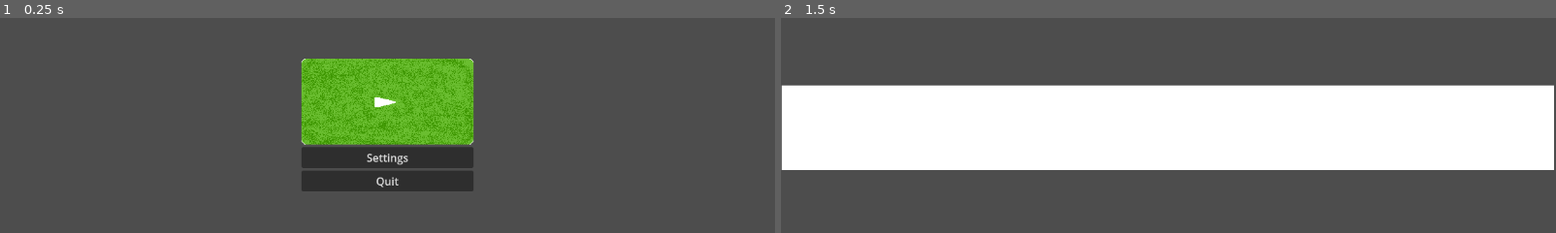
Above: before the commit, frames 1-2 (left to right).
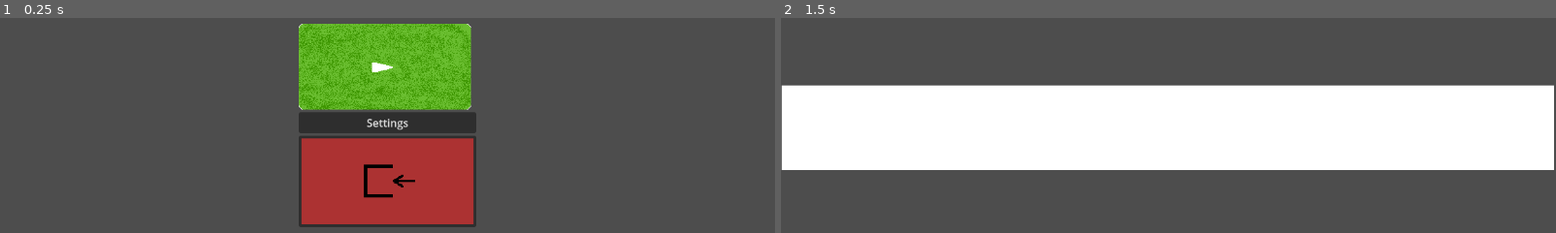
Above: after the commit, the same moments.

Repository: Noololly/flourishmenu
Game: Godot game, scene res://scenes/main_menu.tscn
The game is run twice, just before and just after one commit, with the same random seed, the same clock (stepped at 60 frames per second) and the same inputs. Sound files missing from this copy of the repository are replaced by a short silence.
Inputs (mouse positions are in pixels of both pictures, inside the frame that each line leads up to; where the layout moved, square brackets give the same spot in the first picture):
- Up to frame 1 (0.25 s): no input
- Up to frame 2 (1.5 s): click (1168, 65) [1168, 101] at 0.5 s; tap Enter at 1.25 s

The runs differ from the first frame. In frame 1, 18% of the frame differs, in the area x 38-62%, y 2-98%; in frame 2, nothing differs.

Commit message:
Made the PoC of music

Diff:
--- a/scenes/main_menu.tscn
+++ b/scenes/main_menu.tscn
@@ -1,7 +1,23 @@
-[gd_scene load_steps=3 format=3 uid="uid://c7pmdqhlultvm"]
+[gd_scene load_steps=6 format=3 uid="uid://c7pmdqhlultvm"]
 
 [ext_resource type="Script" path="res://scripts/main_menu.gd" id="1_y4ysk"]
 [ext_resource type="Texture2D" uid="uid://k4ti2kpqfug1" path="res://assets/play_button.png" id="2_pt6nh"]
+[ext_resource type="Texture2D" uid="uid://di71mw8pbdq3v" path="res://assets/exit.png" id="3_v8jg4"]
+[ext_resource type="AudioStream" uid="uid://nlox7tkrkyut" path="res://assets/music/Main_Menu.mp3" id="4_siqqr"]
+
+[sub_resource type="GDScript" id="GDScript_h452h"]
+script/source = "extends AudioStreamPlayer
+
+
+# Called when the node enters the scene tree for the first time.
+func _ready() -> void:
+	pass # Replace with function body.
+
+
+# Called every frame. 'delta' is the elapsed time since the previous frame.
+func _process(delta: float) -> void:
+	pass
+"
 
 [node name="MainMenu" type="Control"]
 layout_mode = 3
@@ -38,8 +54,14 @@
 [node name="QuitButton" type="Button" parent="VBoxContainer"]
 layout_mode = 2
 focus_neighbor_top = NodePath("../SettingsButton")
-text = "Quit"
+icon = ExtResource("3_v8jg4")
+
+[node name="AudioStreamPlayer" type="AudioStreamPlayer" parent="."]
+stream = ExtResource("4_siqqr")
+volume_db = -20.0
+script = SubResource("GDScript_h452h")
 
 [connection signal="pressed" from="VBoxContainer/PlayButton" to="." method="_on_play_button_pressed"]
 [connection signal="pressed" from="VBoxContainer/SettingsButton" to="." method="_on_settings_button_pressed"]
 [connection signal="pressed" from="VBoxContainer/QuitButton" to="." method="_on_quit_button_pressed"]
+[connection signal="finished" from="AudioStreamPlayer" to="." method="_on_audio_stream_player_finished"]
--- a/scripts/main_menu.gd
+++ b/scripts/main_menu.gd
@@ -1,9 +1,10 @@
 extends Control
 
-
+@onready var audio_player: AudioStreamPlayer = $AudioStreamPlayer
 # Called when the node enters the scene tree for the first time.
 func _ready() -> void:
 	$VBoxContainer/PlayButton.grab_focus() #allows keyboard only control to be initialised
+	audio_player.play()
 
 
 # Called every frame. 'delta' is the elapsed time since the previous frame.
@@ -21,3 +22,7 @@
 #Opens settings
 func _on_settings_button_pressed() -> void:
 	get_tree().change_scene_to_file("res://scenes/settings_menu.tscn")
+
+
+func _on_audio_stream_player_finished() -> void:
+	audio_player.play()
Not shown, added: assets/exit.png.import
Not shown, added: assets/music/Main_Menu.mp3.import
Not shown, added: assets/music/Main_Menu.mp3
